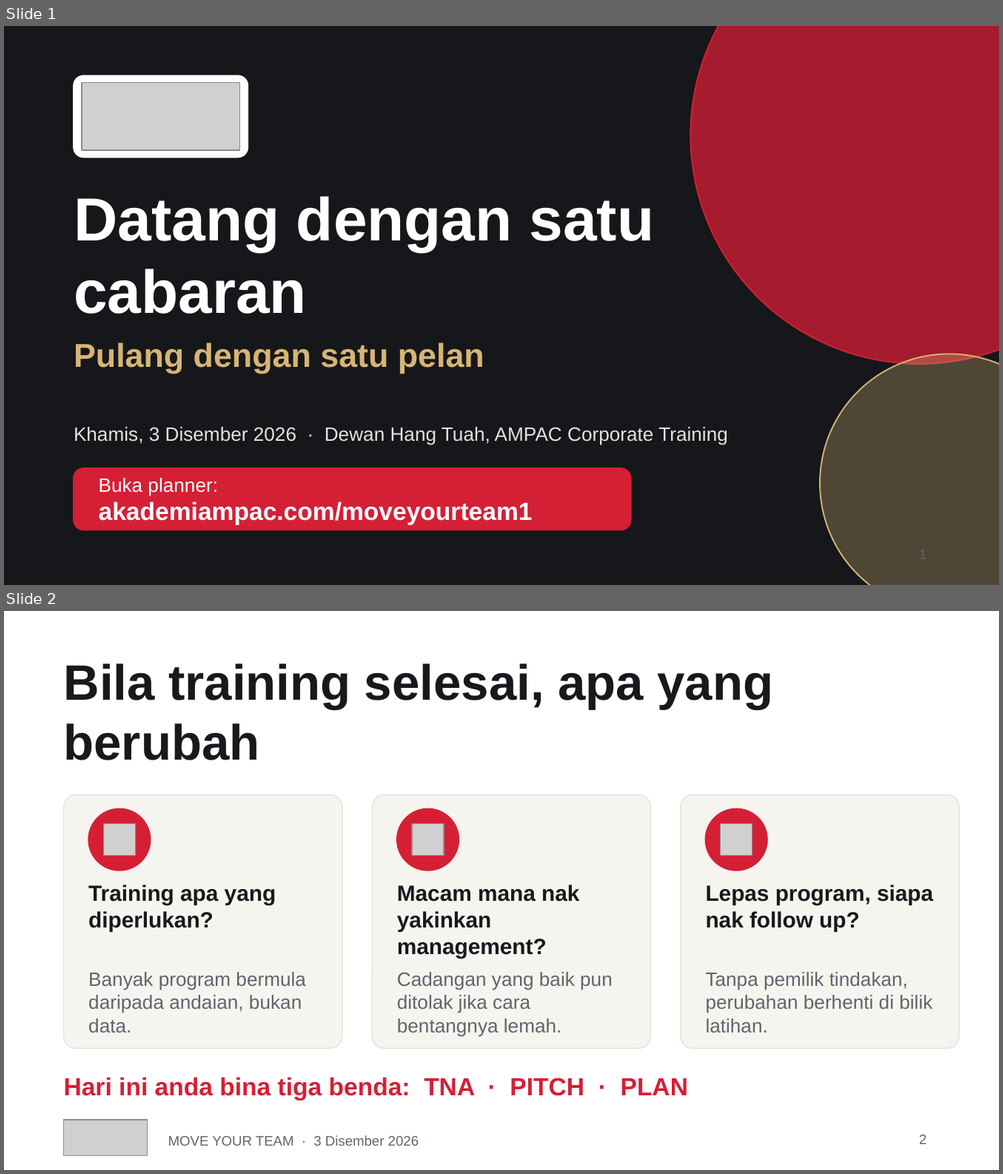
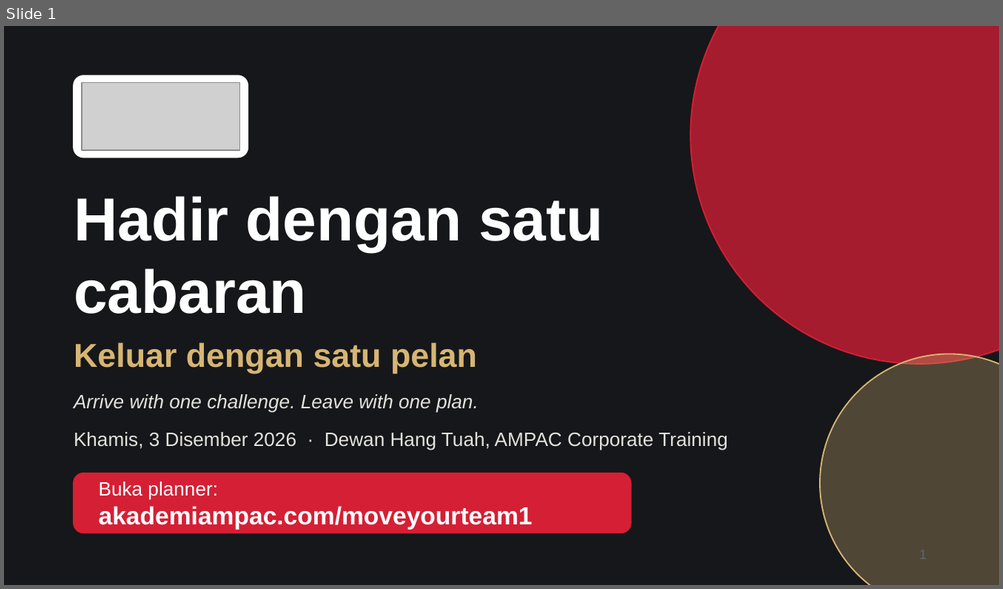
Before and after one commit to badrulsani/ampac-program, a slide deck: MOVE-YOUR-TEAM-Slaid-Fasilitator.pptx. Shown one above the other, each under a label of ours: slides 1 and 2 before the commit, slide 1 after it. The pictures are 1003x1174 and 1003x589 pixels, drawn with LibreOffice and Linux fonts; fonts in the diff are those of the drawing; grey boxes stand for pictures. Boxes give left, top, right and bottom in pixels: in the first picture for what was removed or moved away, otherwise in the second. Text is boxed around its words. In the diff, an @@ line names an element or a change of style, - is before the commit and + after.

```diff
--- a/MOVE-YOUR-TEAM-Slaid-Fasilitator.pptx
+++ b/MOVE-YOUR-TEAM-Slaid-Fasilitator.pptx
@@ slide 2 removed at box(4, 611, 999, 1170), background #FFFFFF @@
@@ title removed at box(64, 664, 774, 760) @@
-Bila training selesai, apa yang berubah
@@ rounded rectangle removed at box(64, 795, 342, 1048) @@
@@ ellipse removed at box(88, 809, 151, 871) @@
@@ rounded rectangle removed at box(372, 795, 651, 1048) @@
@@ ellipse removed at box(397, 809, 458, 871) @@
@@ rounded rectangle removed at box(680, 795, 959, 1048) @@
@@ ellipse removed at box(706, 809, 767, 871) @@
@@ picture removed at box(103, 824, 135, 856) @@
@@ picture removed at box(412, 824, 444, 856) @@
@@ picture removed at box(720, 824, 752, 856) @@
@@ text removed at box(88, 885, 276, 932) @@
-Training apa yang diperlukan?
@@ text removed at box(397, 885, 579, 958) @@
-Macam mana nak yakinkan management?
@@ text removed at box(706, 885, 933, 932) @@
-Lepas program, siapa nak follow up?
@@ text removed at box(88, 972, 306, 1033) @@
-Banyak program bermula daripada andaian, bukan data.
@@ text removed at box(397, 972, 612, 1037) @@
-Cadangan yang baik pun ditolak jika cara bentangnya lemah.
@@ text removed at box(706, 972, 932, 1033) @@
-Tanpa pemilik tindakan, perubahan berhenti di bilik latihan.
@@ text removed at box(64, 1077, 688, 1100) @@
-Hari ini anda bina tiga benda: TNA · PITCH · PLAN
@@ picture removed at box(64, 1120, 148, 1156) @@
@@ text removed at box(168, 1136, 418, 1146) @@
-MOVE YOUR TEAM · 3 Disember 2026
@@ page number removed at box(919, 1135, 926, 1145) @@
-2
@@ slide 1 changed as well @@
@@ title at box(74, 196, 603, 314): text changed @@
-Datang dengan satu cabaran
+Hadir dengan satu cabaran
@@ text at box(74, 343, 477, 374): text changed @@
-Pulang dengan satu pelan
+Keluar dengan satu pelan
@@ text added at box(74, 395, 478, 412), 14 pt, text #E4E2DC, italic @@
+Arrive with one challenge. Leave with one plan.
@@ 2 texts, 1 rounded rectangle: place and size @@
-2 texts, 1 rounded rectangle at box(74, 427, 728, 530)
+2 texts, 1 rounded rectangle at box(74, 432, 728, 533)
@@ rounded rectangle at box(74, 474, 631, 533): proportions changed @@
```
Also in this commit, not shown: 4 other slides changed, 14 slides added, 2 other slides removed.
